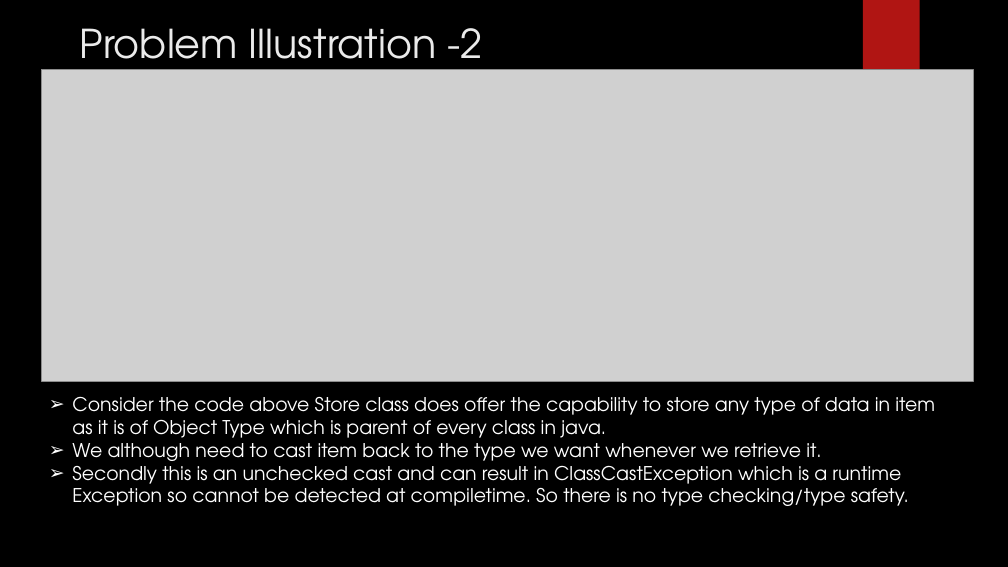
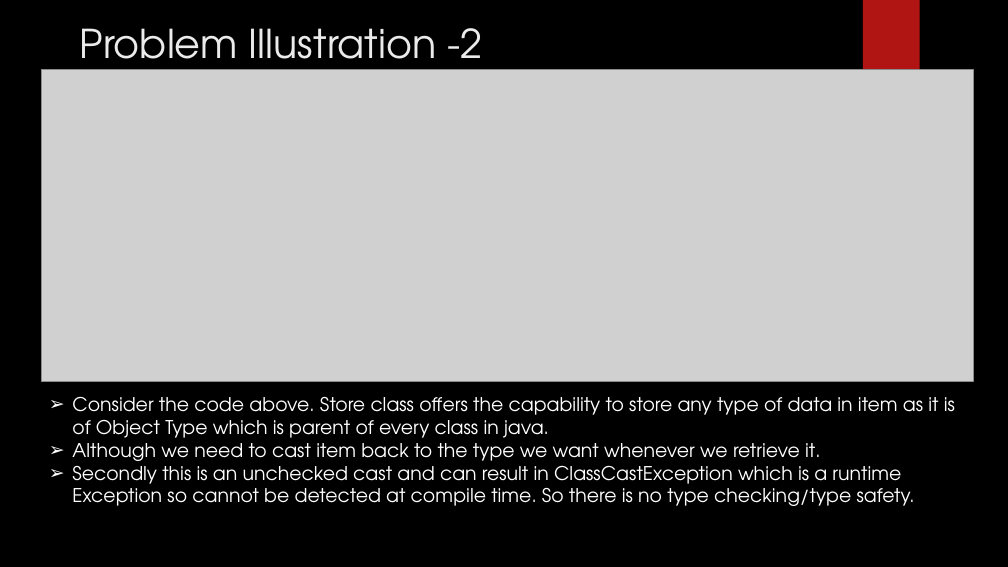
Before and after one commit to rudhrainfogain/JavaGenerics, a slide deck: slide 4 of src/main/resources/JavaGenerics.pptx. Drawn at 1008x567 pixels with LibreOffice and Linux fonts; fonts in the diff are those of the drawing; grey boxes stand for pictures; background and template pictures are left out. Boxes give left, top, right and bottom in pixels: in the first picture for what was removed or moved away, otherwise in the second. Text is boxed around its words. In the diff, an @@ line names an element or a change of style, - is before the commit and + after.

```diff
--- a/src/main/resources/JavaGenerics.pptx
+++ b/src/main/resources/JavaGenerics.pptx
@@ text at [72,396,955,506]: text changed @@
-➢ Consider the code above Store class does offer the capability to store any type of data in item as it is of Object Type which is parent of every class in java.
-➢ We although need to cast item back to the type we want whenever we retrieve it.
-➢ Secondly this is an unchecked cast and can result in ClassCastException which is a runtime Exception so cannot be detected at compiletime. So there is no type checking/type safety.
+➢ Consider the code above. Store class offers the capability to store any type of data in item as it is of Object Type which is parent of every class in java.
+➢ Although we need to cast item back to the type we want whenever we retrieve it.
+➢ Secondly this is an unchecked cast and can result in ClassCastException which is a runtime Exception so cannot be detected at compile time. So there is no type checking/type safety.
```
Also in this commit, not shown: 18 other slides changed, 2 slides added, 5 other files.
